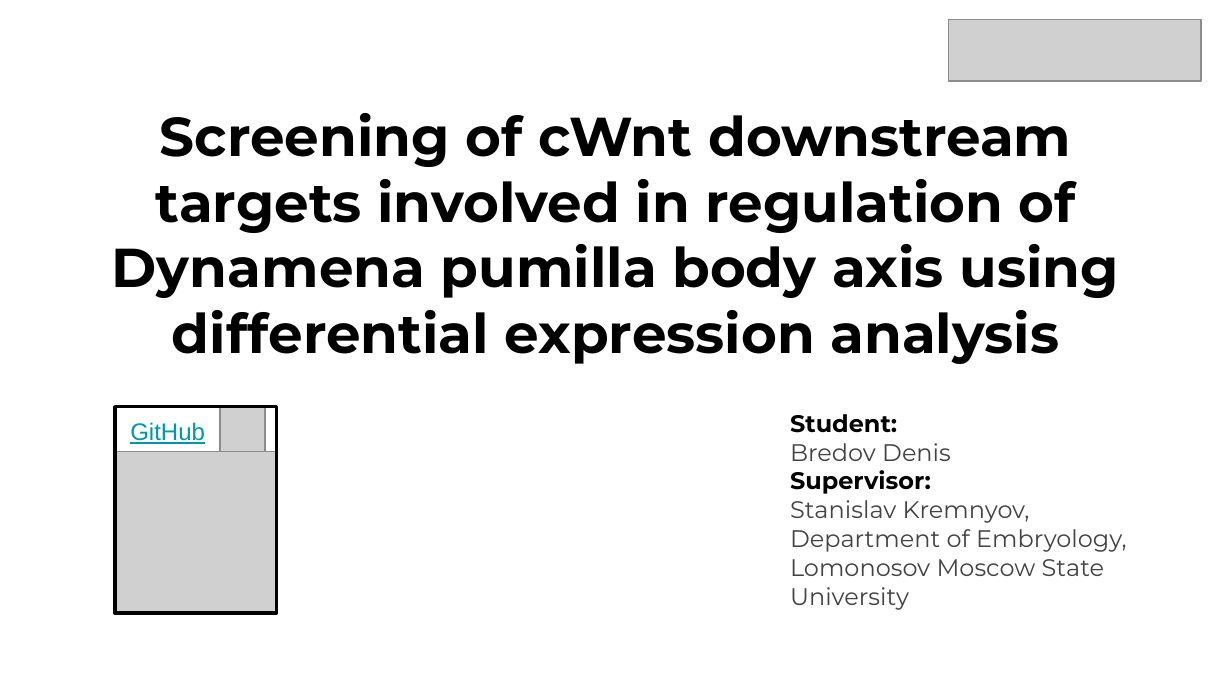
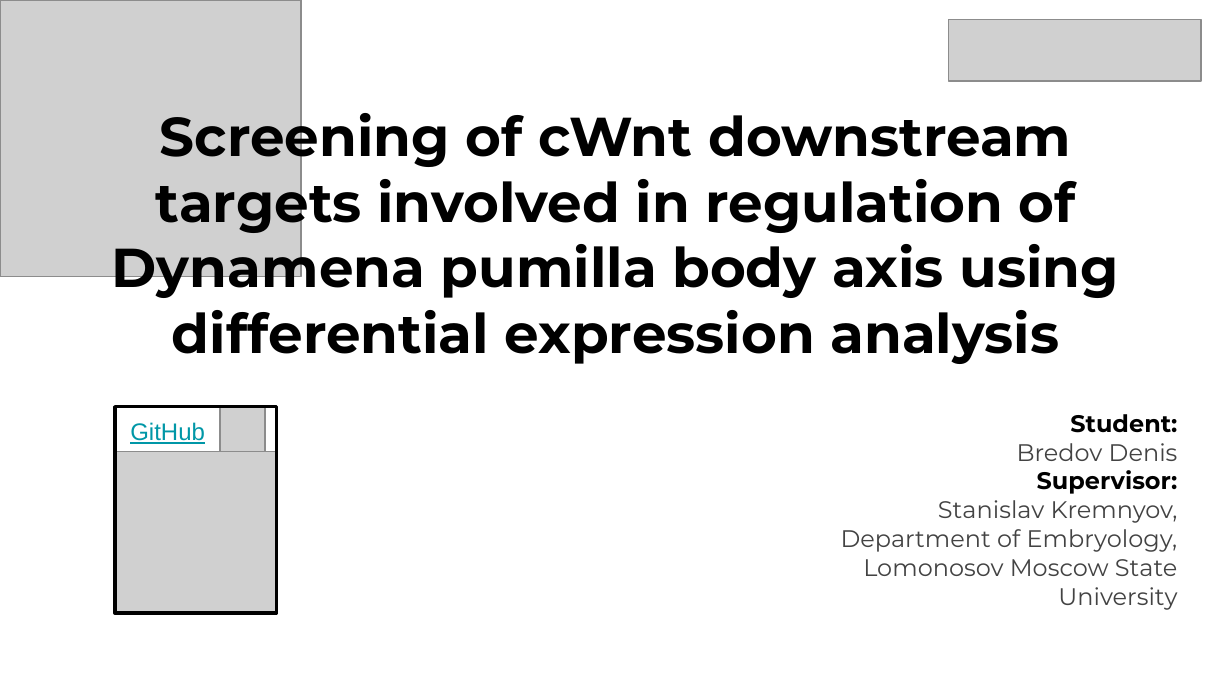
Before and after one commit to angrygeese/DynamenaProject_BI2023-24, a slide deck: slide 1 of data_folder/processed_data/presentation/Отчётная презентация 25 мая 2024 BIOINF Education.pptx. Drawn at 1232x693 pixels with LibreOffice and Linux fonts; fonts in the diff are those of the drawing; grey boxes stand for pictures. Boxes give left, top, right and bottom in pixels: in the first picture for what was removed or moved away, otherwise in the second. Text is boxed around its words. In the diff, an @@ line names an element or a change of style, - is before the commit and + after.

```diff
--- a/data_folder/processed_data/presentation/Отчётная презентация 25 мая 2024 BIOINF Education.pptx
+++ b/data_folder/processed_data/presentation/Отчётная презентация 25 мая 2024 BIOINF Education.pptx
@@ picture added at box(0, 0, 301, 276) @@
@@ subtitle "Student:" at box(841, 414, 1178, 610): alignment left to right @@
```
Also in this commit, not shown: 3 other slides changed, 2 slides added, 16 other files.
